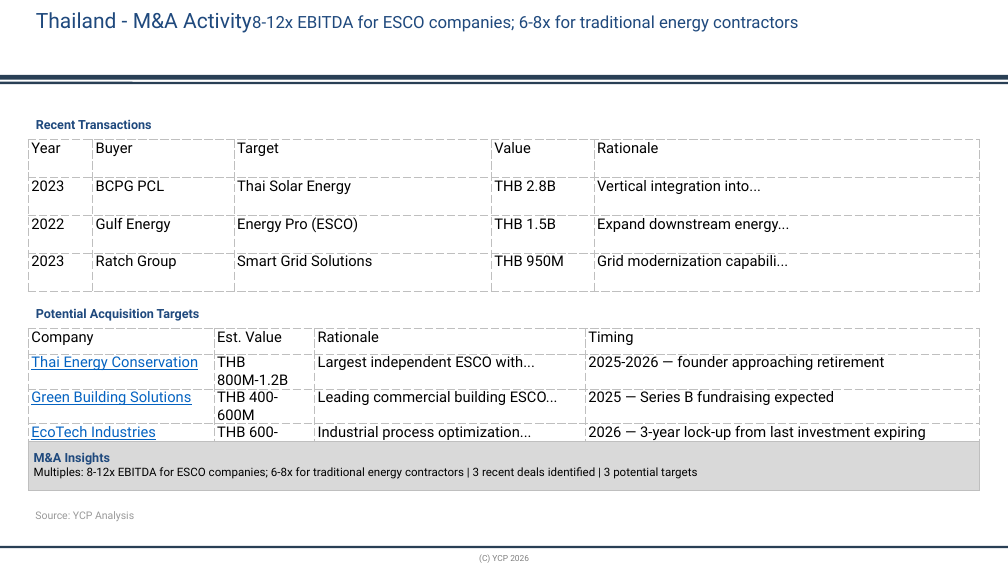
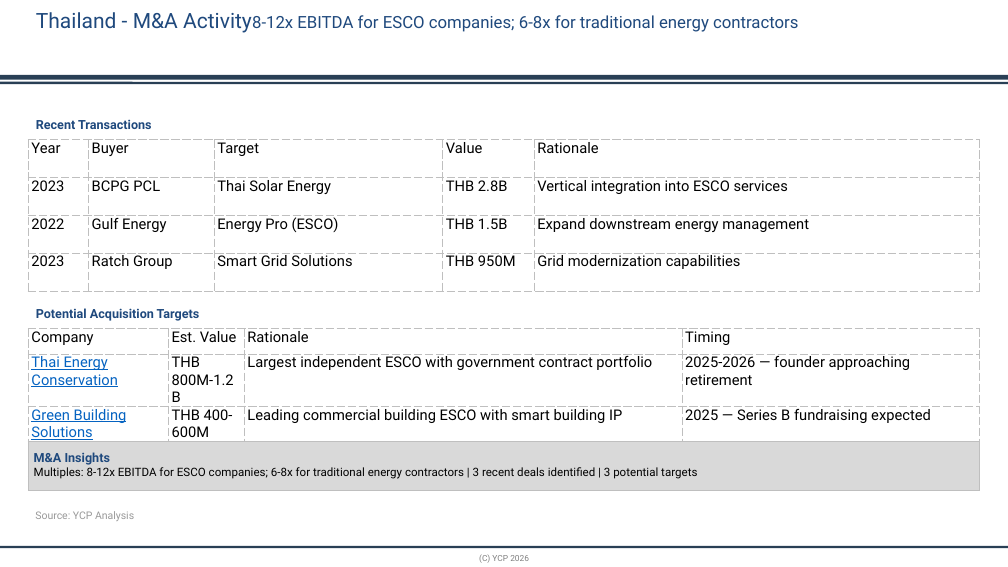
Before and after one commit to xvasjack/xvasjack.github.io, a slide deck: slide 21 of backend/market-research/test-output.pptx. Drawn at 1008x567 pixels with LibreOffice and Linux fonts; fonts in the diff are those of the drawing; background and template pictures are left out. Boxes give left, top, right and bottom in pixels: in the first picture for what was removed or moved away, otherwise in the second. Text is boxed around its words. In the diff, an @@ line names an element or a change of style, - is before the commit and + after.

```diff
--- a/backend/market-research/test-output.pptx
+++ b/backend/market-research/test-output.pptx
@@ table at bbox=[29, 140, 980, 291] @@
-row 2, column 5: Vertical integration into...
+row 2, column 5: Vertical integration into ESCO services
-row 3, column 5: Expand downstream energy...
+row 3, column 5: Expand downstream energy management
-row 4, column 5: Grid modernization capabili...
+row 4, column 5: Grid modernization capabilities
@@ table at bbox=[29, 329, 980, 480] @@
-row 2, column 3: Largest independent ESCO with...
+row 2, column 3: Largest independent ESCO with government contract portfolio
-row 3, column 3: Leading commercial building ESCO...
+row 3, column 3: Leading commercial building ESCO with smart building IP
-row 4, column 3: Industrial process optimization...
+row 4, column 3: Industrial process optimization specialist with proprietary monitoring tech
```
Also in this commit, not shown: 13 other slides changed, 3 other files.
